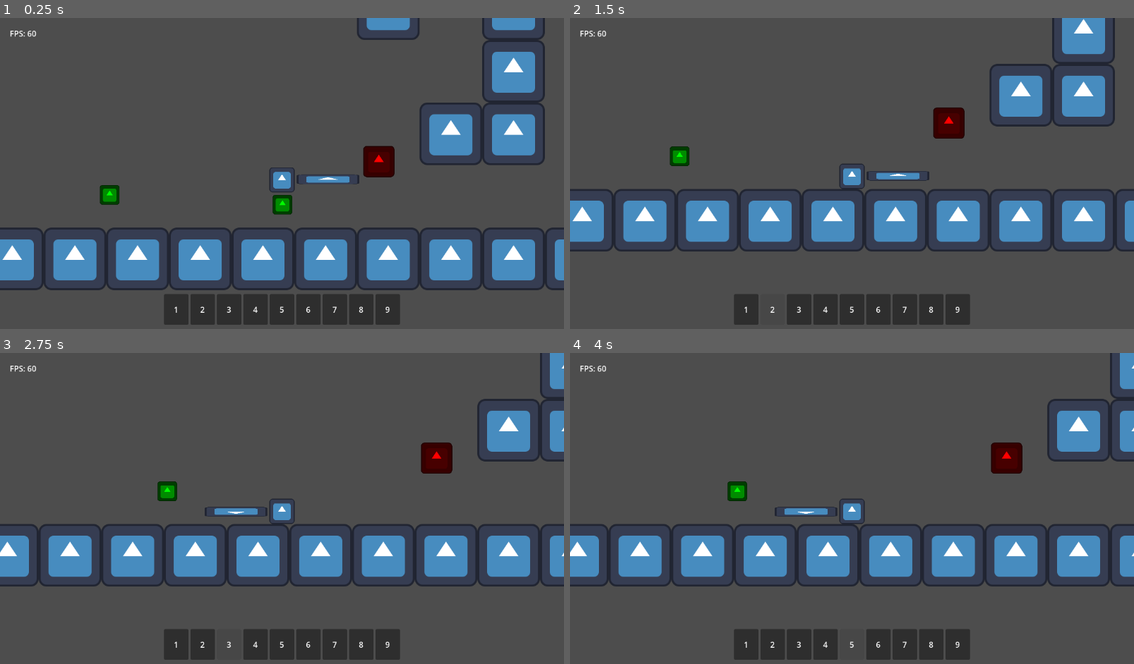
Above: before the commit, frames 1-4 (two rows, left to right).
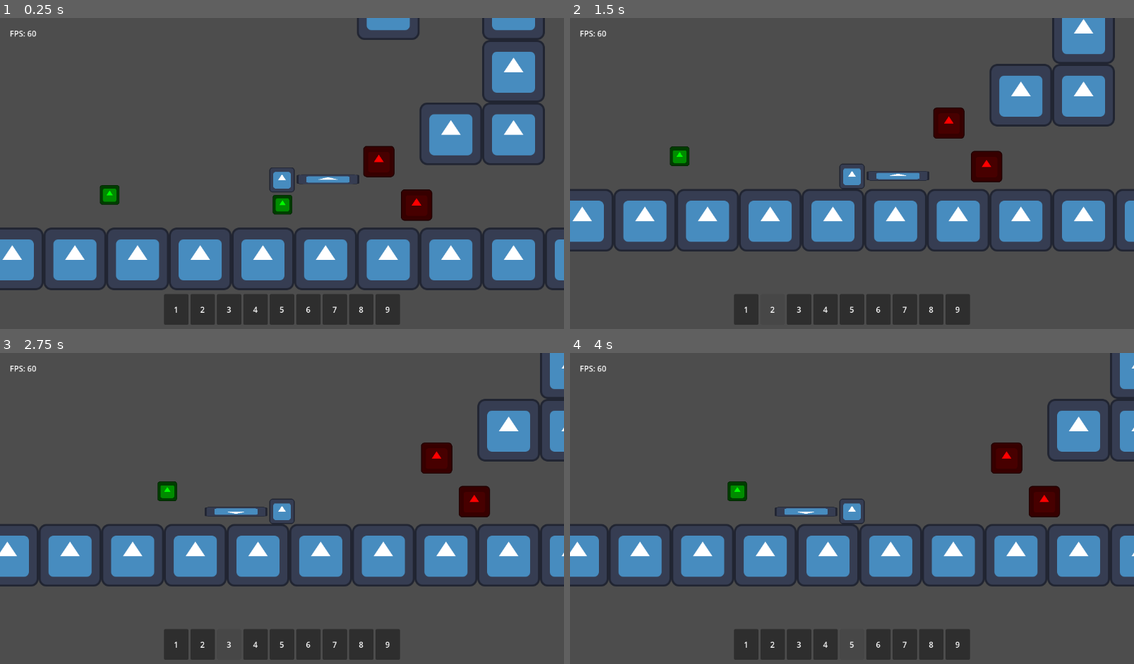
Above: after the commit, the same moments.

Repository: TheHumanMRP/RPG-Life-Tracker
Game: Godot game, scene res://Folders/Systems/Main/Scenes/main_scene.tscn
Two runs of this game, one before a commit and one after it. Both use one fixed random seed, a clock stepped at 60 frames per second and the inputs below. The engine's default icon, where the game draws it, is replaced by a stand-in: a white triangle on a blue panel in a dark square.
Inputs (mouse positions are in pixels of both pictures, inside the frame that each line leads up to):
- Up to frame 1 (0.25 s): no input
- Up to frame 2 (1.5 s): drag from (744, 310) to (677, 157) at 0.52 s; drag from (773, 310) to (677, 154) at 1.27 s
- Up to frame 3 (2.75 s): tap Enter at 2 s; move the mouse to (231, 645) at 2.02 s; hold A (move_left) from 2.03 s (still down); tap T (add_test_sword) at 2.1 s; click (231, 645) at 2.17 s
- Up to frame 4 (4 s): release A (move_left) at 2.75 s; drag from (823, 645) to (829, 499) at 2.77 s; tap Space (jump) at 3.5 s; drag from (852, 645) to (806, 511) at 3.52 s

The runs differ from the first frame. In frame 1, 0.6% of the frame differs, in the area x 71-77%, y 55-66%; in frame 2, 0.6%; in frame 3, 0.6%; in frame 4, 0.6%.
Error in both runs: Invalid access to property or key 'inventory_component' on a base object of type 'Resource (SaveData)'. (res://Folders/Systems/Globals/global.gd:42)

Commit message:
Auto commit at 2026-08-09 17:03:28

Diff:
--- a/Folders/Systems/Globals/Signal_Bus.gd
+++ b/Folders/Systems/Globals/Signal_Bus.gd
@@ -45,7 +45,3 @@
 func _ready() -> void:
 	await get_tree().process_frame
 	refresh_ui.emit()
-
-func _input(event: InputEvent) -> void:
-	if event.is_action_pressed("respawn"):
-		respawn_player.emit()
--- a/Folders/Systems/Level_Building_Blocks/Scenes/level.tscn
+++ b/Folders/Systems/Level_Building_Blocks/Scenes/level.tscn
@@ -45,6 +45,9 @@
 [node name="enemy" parent="Enemies" unique_id=254105940 instance=ExtResource("5_r324k")]
 position = Vector2(58, 89)
 
+[node name="enemy5" parent="Enemies" unique_id=1423762523 instance=ExtResource("5_r324k")]
+position = Vector2(135, 178)
+
 [node name="enemy2" parent="Enemies" unique_id=34329978 instance=ExtResource("5_r324k")]
 position = Vector2(519, -47)
 
